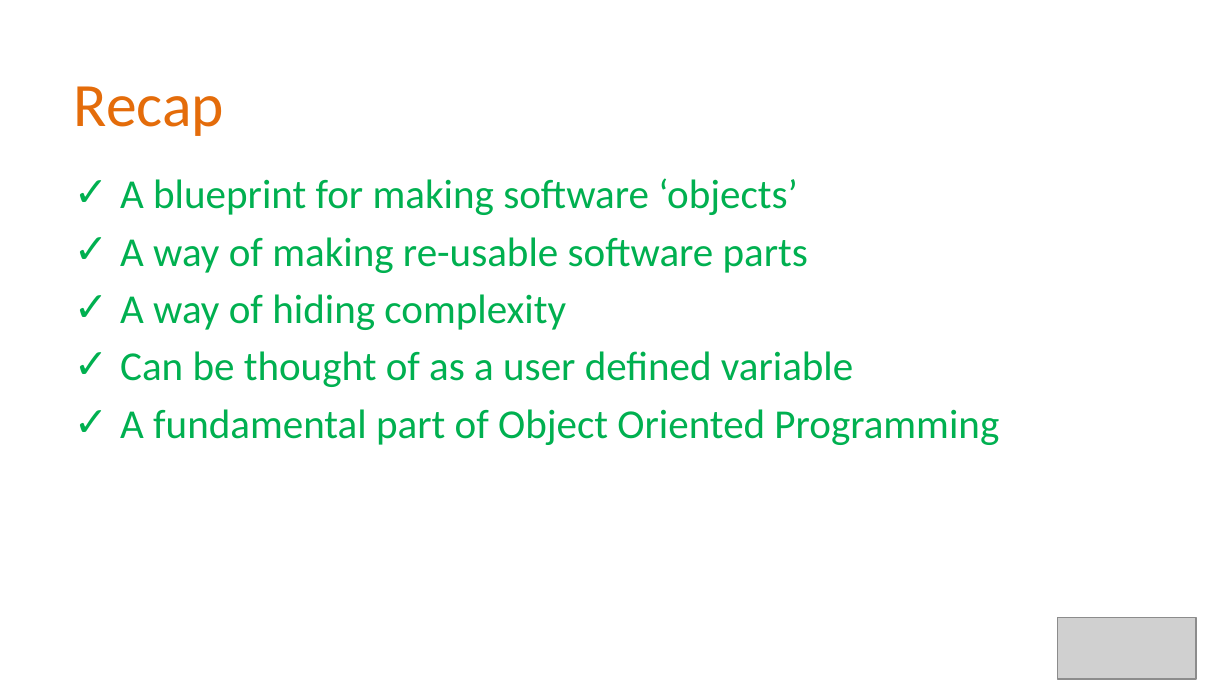
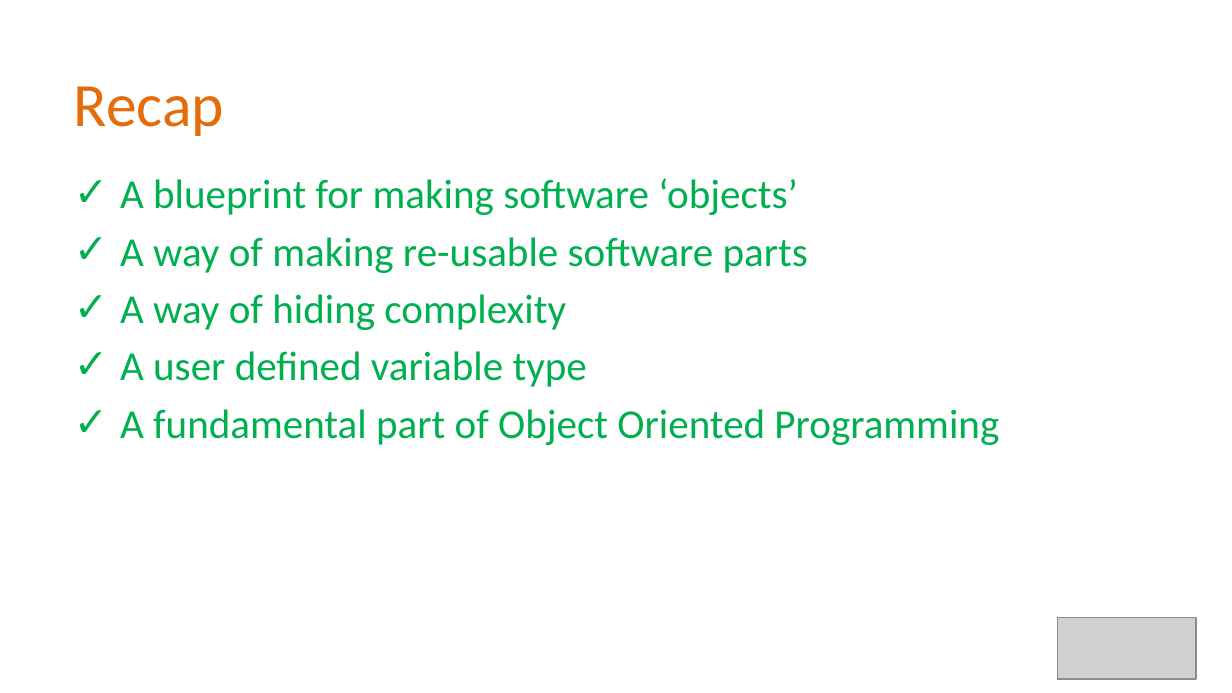
Before and after one commit to Alan-Lomax/MERG-SIG-Presentations, a slide deck: slide 17 of Part 4 - Introduction to Class Programming.pptx (slide 16 before the commit). Drawn at 1232x693 pixels with LibreOffice and Linux fonts; fonts in the diff are those of the drawing; grey boxes stand for pictures; background and template pictures are left out. Boxes give left, top, right and bottom in pixels: in the first picture for what was removed or moved away, otherwise in the second. Text is boxed around its words. In the diff, an @@ line names an element or a change of style, - is before the commit and + after.

```diff
--- a/Part 4 - Introduction to Class Programming.pptx
+++ b/Part 4 - Introduction to Class Programming.pptx
@@ text at (x1=120, y1=351, x2=587, y2=387): text changed @@
-✓ Can be thought of as a user defined variable
+✓ A user defined variable type
```
Also in this commit, not shown: 10 other slides changed, 5 slides added.
